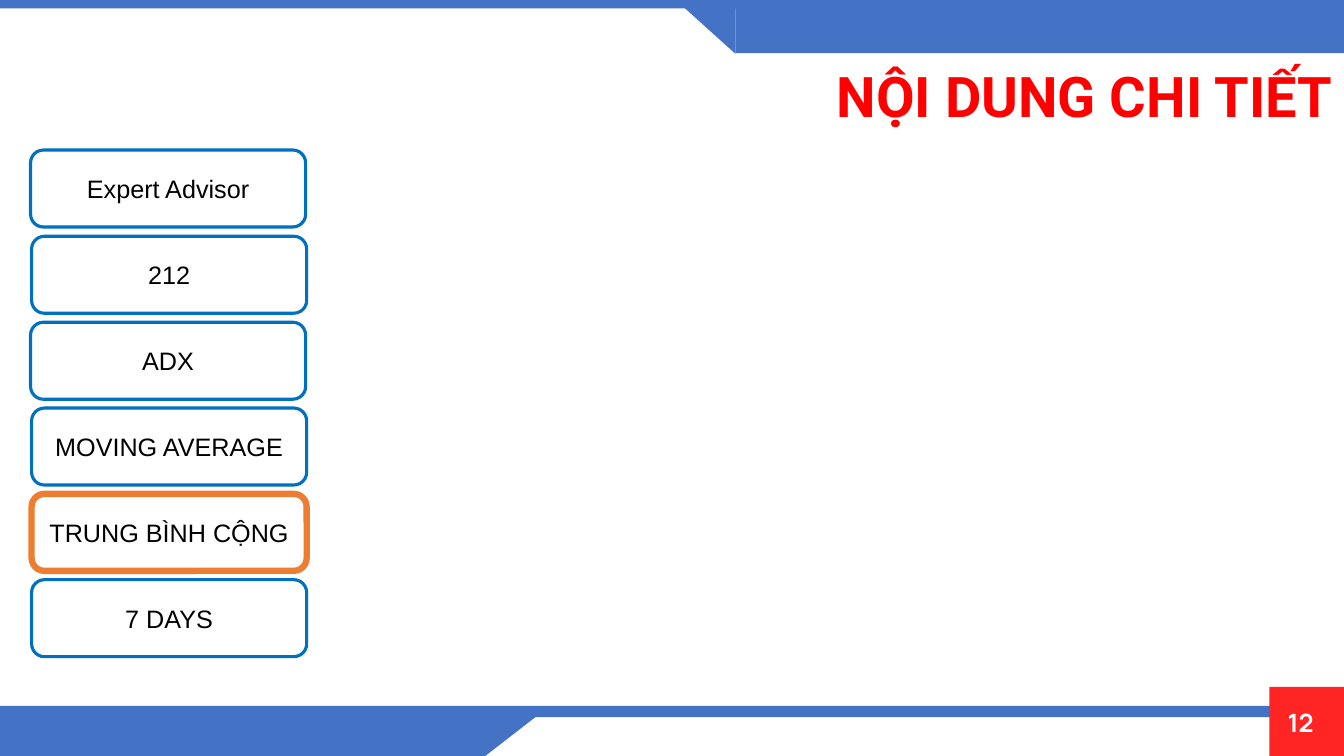
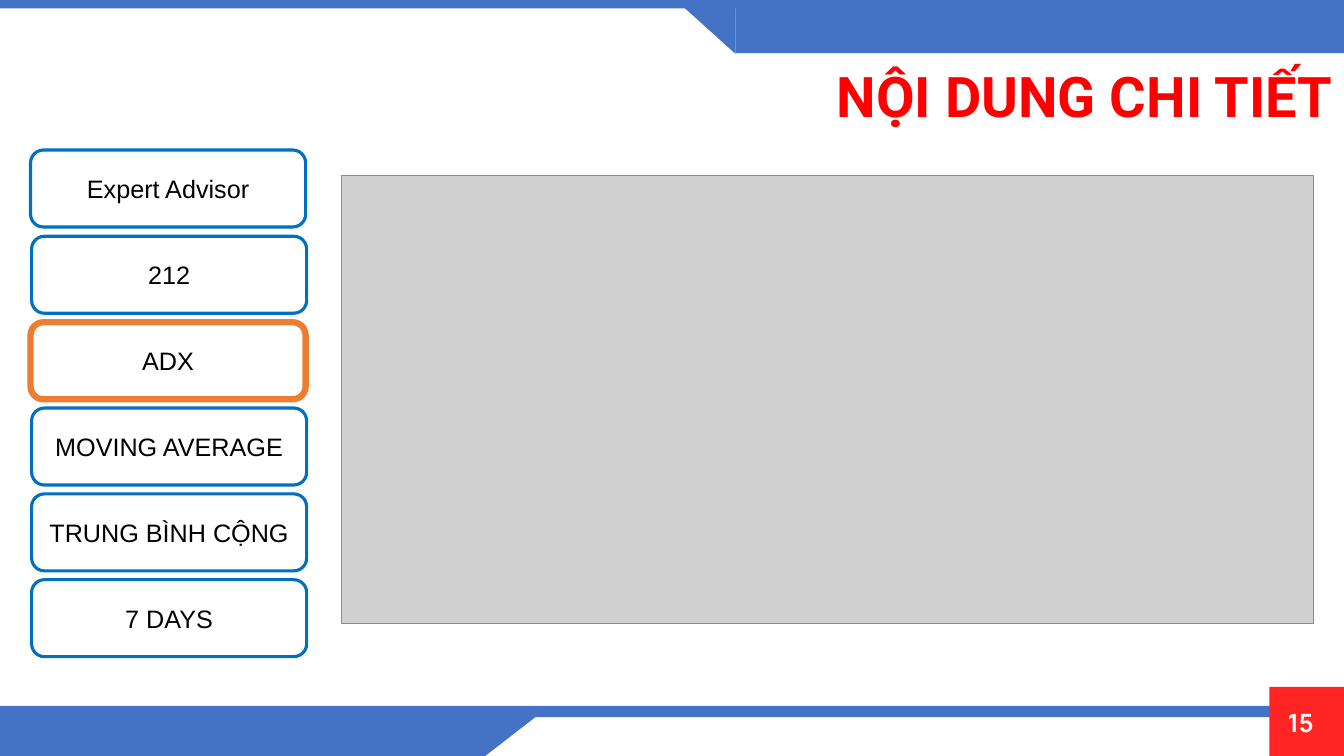
Before and after one commit to OrangeFoxie/DO-AN-TONG-HOP, a slide deck: slide 15 of PowerPoint/slide/DATH-01.pptx (slide 12 before the commit). Drawn at 1344x756 pixels with LibreOffice and Linux fonts; fonts in the diff are those of the drawing; grey boxes stand for pictures; background and template pictures are left out. Boxes give left, top, right and bottom in pixels: in the first picture for what was removed or moved away, otherwise in the second. Text is boxed around its words. In the diff, an @@ line names an element or a change of style, - is before the commit and + after.

```diff
--- a/PowerPoint/slide/DATH-01.pptx
+++ b/PowerPoint/slide/DATH-01.pptx
@@ picture added at (342,175,1314,624) @@
@@ rounded rectangle "ADX" at (30,323,306,399): outline #0070C0 2.25 pt to #ED7D31 4.5 pt @@
@@ rounded rectangle "TRUNG BÌNH CỘNG" at (31,494,307,571): outline #ED7D31 4.5 pt to #0070C0 2.25 pt @@
@@ page number at (1288,714,1314,733): text changed @@
-12
+15
```
Also in this commit, not shown: 10 other slides changed, 15 slides added, 14 other files.
